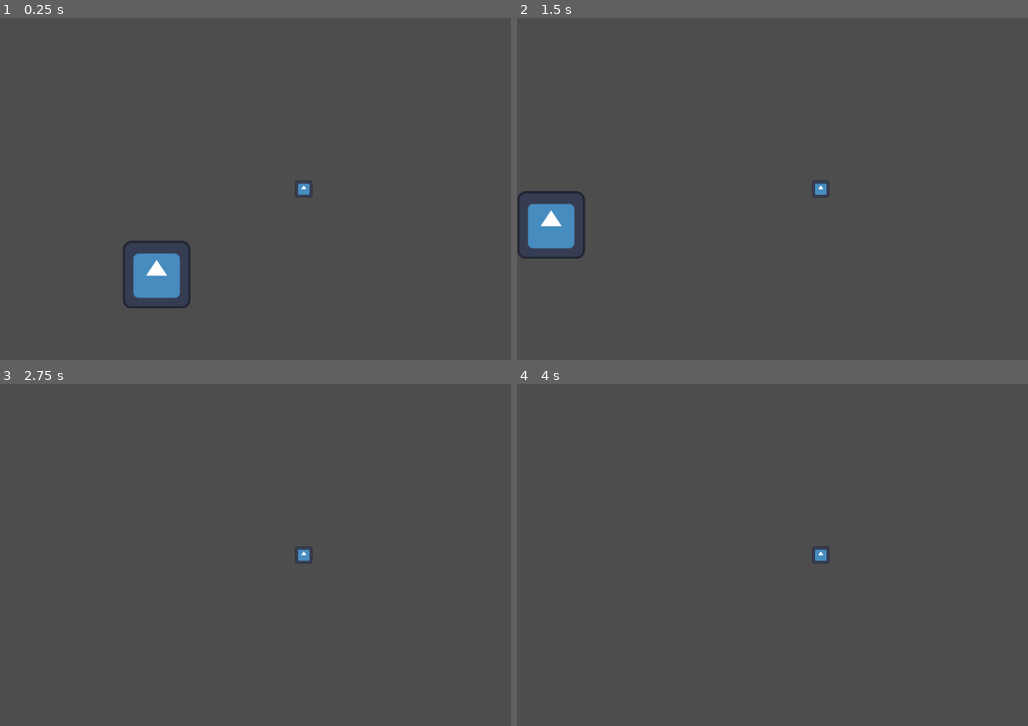
Above: before the commit, frames 1-4 (two rows, left to right).
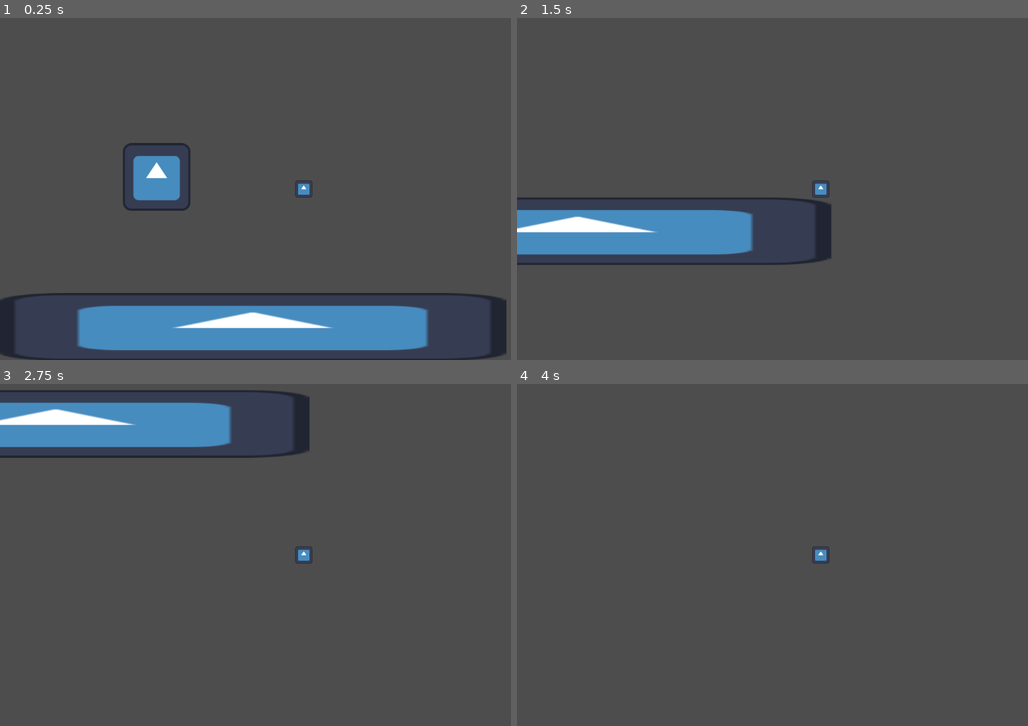
Above: after the commit, the same moments.

Repository: GrmSeven/AdvancedPlayerController
Game: Godot game, scene res://main.tscn
The game is run twice, just before and just after one commit, with the same random seed, the same clock (stepped at 60 frames per second) and the same inputs. The engine's default icon, where the game draws it, is replaced by a stand-in: a white triangle on a blue panel in a dark square.
Inputs:
- Up to frame 1 (0.25 s): no input
- Up to frame 2 (1.5 s): hold Right (ui_right) from 0.53 s (still down); tap W (game_jump) at 0.77 s
- Up to frame 3 (2.75 s): tap W (game_jump) at 1.52 s; release Right (ui_right) at 2.03 s; hold Left (ui_left) from 2.03 s (still down)
- Up to frame 4 (4 s): release Left (ui_left) at 2.78 s; hold Right (ui_right) from 2.78 s (still down); tap W (game_jump) at 3.02, 3.77 s; tap Enter at 3.5 s

The runs differ from the first frame. In frame 1, 14% of the frame differs, in the area x 0-100%, y 36-100%; in frame 2, 7.1%; in frame 3, 7.4%; in frame 4, nothing differs.

Commit message:
Updated to Godot 4.2
- I basically did nothing

Diff:
--- a/main.tscn
+++ b/main.tscn
@@ -59,5 +59,4 @@
 texture = ExtResource("1_xxh38")
 
 [node name="CharacterBody2D" parent="." instance=ExtResource("2_b3gx7")]
-position = Vector2(132, -4685)
-AIR_MANEUVERABILITY = 0.1
+position = Vector2(132, 0)
--- a/player.tscn
+++ b/player.tscn
@@ -8,18 +8,8 @@
 
 [node name="CharacterBody2D" type="CharacterBody2D"]
 script = ExtResource("1_bhtnc")
-MAX_X_VELOCITY = 400
 ACCEL_SPEED = 20.0
 DEACCEL_SPEED = 20.0
-AIR_MANEUVERABILITY = 2.0
-MAX_Y_VELOCITY = 500
-AIR_FRICTION = 0.1
-MAX_JUMP_TIME = 0.3
-MIN_JUMP_TIME = 0.0
-JUMP_VELOCITY = 400
-JUMP_DEACCEL = 0.95
-DELAYED_INPUT_DETECTION_TIME = 0.5
-DESCEND_MULTIPLIER = 2.0
 
 [node name="Camera2D" type="Camera2D" parent="."]
 
--- a/player_controller.gd
+++ b/player_controller.gd
@@ -4,44 +4,42 @@
 var gravity: int = ProjectSettings.get_setting("physics/2d/default_gravity")
 
 @export_category("Controller settings")
-# Platformer has jump; top-down can move in all 4 directions
-@export_enum("Platformer", "Top-Down") var GAMEPLAY_MODE := 0
 # Small shift for values to slip into static position
 @export var DEVIATION = 0.1 ** 2
 
+@export_group("wip")
+@export var ROTATE_WITH_GRAVITY	:= false
+
 #
 @export_group("Movement/Horisontal")
-@export var MAX_X_VELOCITY = 500
+@export var MAX_X_VELOCITY = 400
 @export_range(0, 100, 0.1) var ACCEL_SPEED: float = physics_delta * MAX_X_VELOCITY:
 	set(V):
 		ACCEL_SPEED = -log(1-V/101) * physics_delta * MAX_X_VELOCITY
 @export_range(0, 100, 0.1) var DEACCEL_SPEED: float = physics_delta * MAX_X_VELOCITY:
 	set(V):
 		DEACCEL_SPEED = -log(1-V/101) * physics_delta * MAX_X_VELOCITY
-@export var SURFACE_FRICTION = 1.0
-@export var RUN_MULTIPLIER = 1.0
-@export var CROUCH_MULTIPLIER = 1.0
-@export var AIR_MANEUVERABILITY = 1.0
-@export var FALL_PRECISION = false
+#@export var SURFACE_FRICTION = 1.0
+#@export var RUN_MULTIPLIER = 1.0
+#@export var CROUCH_MULTIPLIER = 1.0
+@export var AIR_MANEUVERABILITY = 0.8
+@export var FALL_PRECISION = true
 
 
 @export_group("Movement/Vertical")
-@export var MAX_Y_VELOCITY = 1000
-@export var AIR_FRICTION = 0.05
+@export var MAX_Y_VELOCITY = 500
+@export var AIR_FRICTION = 0.1
 
 @export var HOLDABLE_JUMP = false
-@export var MAX_JUMP_TIME = 0.2
-@export var MIN_JUMP_TIME = 0.2
-@export var JUMP_VELOCITY = 500
-@export_range(0, 1, 0.01) var JUMP_DEACCEL = 0.9
-@export var COYOTE_TIME = 1
-@export var DELAYED_INPUT_DETECTION_TIME = 0.1
-
-@export var DESCEND_MULTIPLIER = 1.0
-
-
-@export_group("Work in progress")
-@export var ROTATE_WITH_GRAVITY	:= false
+@export var MAX_JUMP_TIME = 0.3
+@export var MIN_JUMP_TIME = 0.0
+@export var JUMP_VELOCITY = 400
+@export_range(0, 1, 0.01) var JUMP_DEACCEL = 0.8
+@export var JUMP_DEACCEL_TIME = 0.1
+@export var COYOTE_TIME = 0.1
+@export var DELAYED_JUMP_TIME = 0.1
+@export var N_JUMPS = 1
+@export var DESCEND_MULTIPLIER = 2.0
 
 ### TODO:
 # Make only relevant show up
@@ -49,10 +47,9 @@
 # Wall jump
 # Gravity rotation
 # N jumps
-# Gameplay Mode
 
 # Tool functions
-func get_numbers_sign(num: float):
+func get_numbers_sign(num: float) -> int:
 	if num == 0:
 		return 0
 	elif num > 0:
@@ -60,7 +57,7 @@
 	else:
 		return -1
 
-func one_devided(num):
+func one_devided(num) -> float:
 	if num == 0:
 		return 0
 	else:
@@ -81,24 +78,24 @@
 
 
 	apply_gravity(delta)
-	apply_jump(delta) # switched with movement
+	apply_jump(delta)
 	apply_movement(delta)
 
 	move_and_slide()
 
 # Jumping
-var air_time = 0
-var jump_time = 0
-var jump_deaccel_time = 0
+var air_timer = 0
+var jump_timer = 0
+var jump_deaccel_timer = 0
 var jump_started = true
 var jumping = false
 var jump_stop = false
 
-func apply_jump(delta):
+func apply_jump(delta) -> void:
 	if jump_input_just_pressed:
-		jump_time = 0
+		jump_timer = 0
 	if is_on_floor():
-		air_time = 0
+		air_timer = 0
 		if jump_started:
 			jump_started = false
 		if jumping:
@@ -107,21 +104,21 @@
 		if HOLDABLE_JUMP and jump_input_held:
 			jumping = true
 		# If player triggered jump in advance
-		elif jump_time <= DELAYED_INPUT_DETECTION_TIME:
+		elif jump_timer <= DELAYED_JUMP_TIME:
 			jumping = true
 	# Coyote time jump
-	if air_time <= COYOTE_TIME and !jump_started and jump_input_just_pressed:
-		air_time = 0
+	if air_timer <= COYOTE_TIME and !jump_started and jump_input_just_pressed:
+		air_timer = 0
 		jumping = true
 
 	if jumping:
-		if !jump_stop and (jump_input_held and air_time < MAX_JUMP_TIME or air_time < MIN_JUMP_TIME):
+		if !jump_stop and (jump_input_held and air_timer < MAX_JUMP_TIME or air_timer < MIN_JUMP_TIME):
 			velocity.y = -JUMP_VELOCITY
-			jump_deaccel_time = 0
+			jump_deaccel_timer = 0
 		else:
 			jump_stop = true
 		if jump_stop:
-			if jump_deaccel_time <= 0.1:
+			if jump_deaccel_timer <= JUMP_DEACCEL_TIME:
 				velocity.y *= JUMP_DEACCEL
 			else:
 				jumping = false
@@ -129,16 +126,15 @@
 
 		jump_started = true
 
-	air_time += delta
-	jump_time += delta
-	jump_deaccel_time += delta
+	air_timer += delta
+	jump_timer += delta
+	jump_deaccel_timer += delta
 
 # Moving
 var velocity_direction
 var move_mult
 
-func apply_movement(delta):
-	print(velocity.x)
+func apply_movement(delta) -> void:
 	velocity_direction = get_numbers_sign(velocity.x)
 	if velocity_direction == 0:
 		velocity_direction = move_input_axis
@@ -150,23 +146,23 @@
 		move_mult = AIR_MANEUVERABILITY
 
 	if abs(velocity.x) < MAX_X_VELOCITY + DEVIATION:
-		velocity.x += move_input_axis * ACCEL_SPEED * move_mult * delta / SURFACE_FRICTION
+		velocity.x += move_input_axis * ACCEL_SPEED * move_mult * delta
 		if abs(velocity.x) > MAX_X_VELOCITY:
 			velocity.x = MAX_X_VELOCITY * get_numbers_sign(velocity.x)
 		if move_input_axis == 0:
-			if abs(velocity.x) < delta * DEACCEL_SPEED * move_mult * SURFACE_FRICTION + DEVIATION:
+			if abs(velocity.x) < delta * DEACCEL_SPEED * move_mult + DEVIATION:
 				velocity.x = 0
 			else:
-				velocity.x -= velocity_direction * DEACCEL_SPEED * move_mult * SURFACE_FRICTION * delta
+				velocity.x -= velocity_direction * DEACCEL_SPEED * move_mult * delta
 	else:
-		velocity.x -= velocity_direction * DEACCEL_SPEED * move_mult * SURFACE_FRICTION * delta
+		velocity.x -= velocity_direction * DEACCEL_SPEED * move_mult * delta
 
 # Graviting
 var NEW_MAX_Y_VELOCITY
 var gravity_multiplier
 var multiplied_descend
 
-func apply_gravity(delta):
+func apply_gravity(delta) -> void:
 	multiplied_descend = velocity.y >= MAX_Y_VELOCITY and descend_input_held
 	if multiplied_descend:
 		NEW_MAX_Y_VELOCITY = DESCEND_MULTIPLIER * MAX_Y_VELOCITY
--- a/project.godot
+++ b/project.godot
@@ -13,7 +13,7 @@
 config/name="Advanced Player Controller"
 config/tags=PackedStringArray("private_project", "template")
 run/main_scene="res://main.tscn"
-config/features=PackedStringArray("4.1", "Forward Plus")
+config/features=PackedStringArray("4.2", "Forward Plus")
 config/icon="res://icon.svg"
 
 [input]
